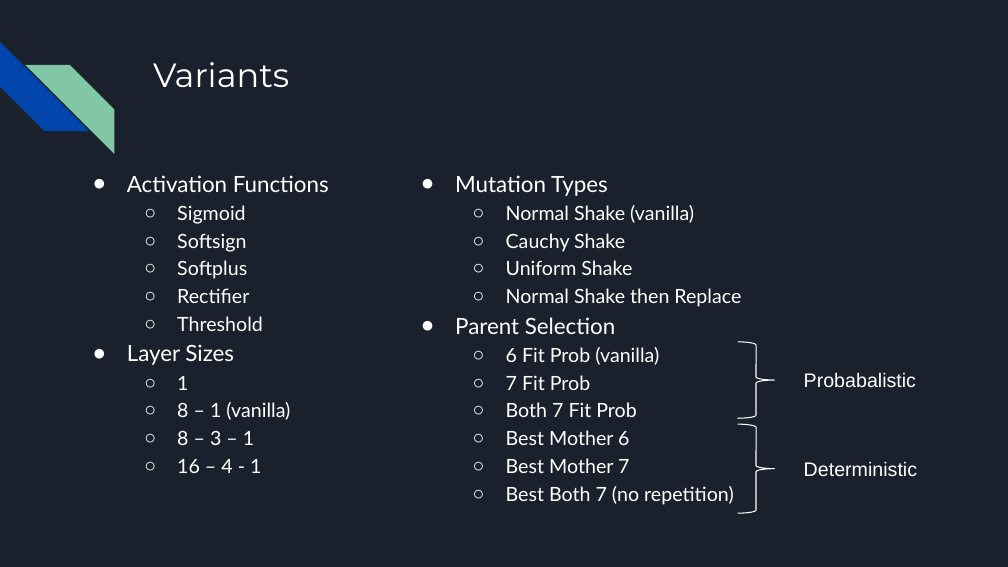
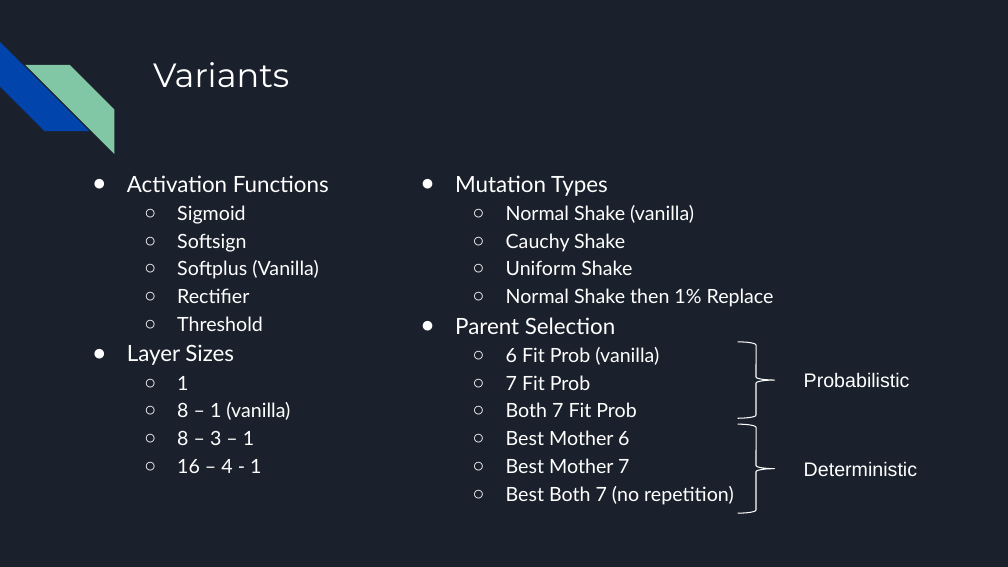
Before and after one commit to anna-porter/Reversi, a slide deck: slide 16 of Evolving a Reversi Player.pptx. Drawn at 1008x567 pixels with LibreOffice and Linux fonts; fonts in the diff are those of the drawing. Boxes give left, top, right and bottom in pixels: in the first picture for what was removed or moved away, otherwise in the second. Text is boxed around its words. In the diff, an @@ line names an element or a change of style, - is before the commit and + after.

```diff
--- a/Evolving a Reversi Player.pptx
+++ b/Evolving a Reversi Player.pptx
@@ text at (x1=177, y1=260, x2=319, y2=279): text changed @@
-  ○ Softplus
+  ○ Softplus (Vanilla)
@@ text at (x1=506, y1=288, x2=774, y2=307): text changed @@
-  ○ Normal Shake then Replace
+  ○ Normal Shake then 1% Replace
@@ text at (x1=804, y1=372, x2=910, y2=388): text changed @@
-Probabalistic
+Probabilistic
```
Also in this commit, not shown: 15 other slides changed, 11 slides added, 2 slides removed.
